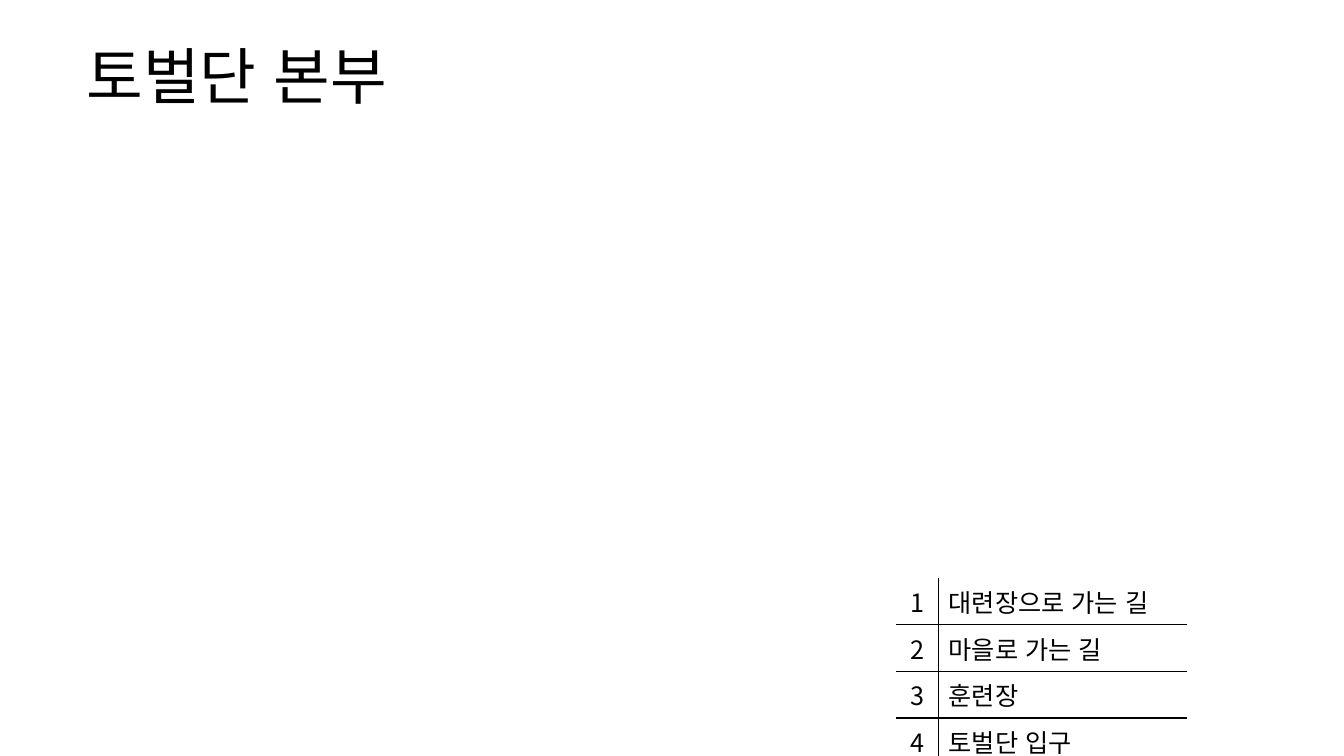
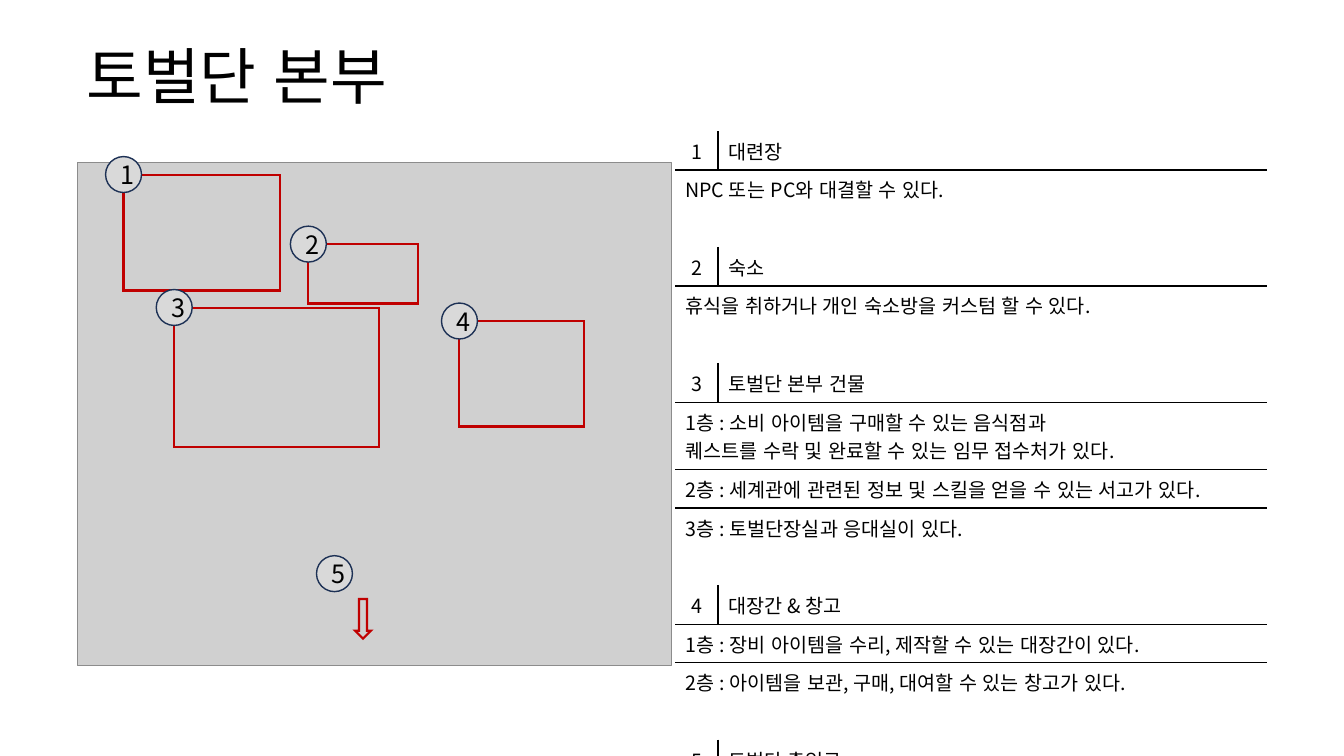
Before and after one commit to yjk0401/unityenginebasic_9th, a slide deck: slide 4 of 기획/방랑엽사전/맵 기획서 (토벌단 본부).pptx. Drawn at 1344x756 pixels with LibreOffice and Linux fonts; fonts in the diff are those of the drawing; grey boxes stand for pictures. Boxes give left, top, right and bottom in pixels: in the first picture for what was removed or moved away, otherwise in the second. Text is boxed around its words. In the diff, an @@ line names an element or a change of style, - is before the commit and + after.

```diff
--- a/기획/방랑엽사전/맵 기획서 (토벌단 본부).pptx
+++ b/기획/방랑엽사전/맵 기획서 (토벌단 본부).pptx
@@ table added at bbox=[676, 131, 1267, 726], 17 rows, 2 columns @@
+1 | 대련장
+NPC 또는 PC와 대결할 수 있다. | 
+ | 
+2 | 숙소
+휴식을 취하거나 개인 숙소방을 커스텀 할 수 있다. | 
+ | 
+3 | 토벌단 본부 건물
+1층 : 소비 아이템을 구매할 수 있는 음식점과 / 퀘스트를 수락 및 완료할 수 있는 임무 접수처가 있다. | 
+2층 : 세계관에 관련된 정보 및 스킬을 얻을 수 있는 서고가 있다. | 
+3층 : 토벌단장실과 응대실이 있다. | 
+ | 
+4 | 대장간 & 창고
+1층 : 장비 아이템을 수리, 제작할 수 있는 대장간이 있다. | 
+2층 : 아이템을 보관, 구매, 대여할 수 있는 창고가 있다. | 
+ | 
+5 | 토벌단 출입구
+토벌단에 출입할 수 있는 길 | 
@@ group added at bbox=[78, 156, 673, 665]: 5 ellipses, 4 rectangles, 1 picture, 1 down arrow @@
+1
+2
+3
+4
+5
@@ table removed at bbox=[896, 579, 1189, 756], 4 rows, 2 columns @@
-1 | 대련장으로 가는 길
-2 | 마을로 가는 길
-3 | 훈련장
-4 | 토벌단 입구
```
Also in this commit, not shown: 1 other slide changed, 1 other file.
